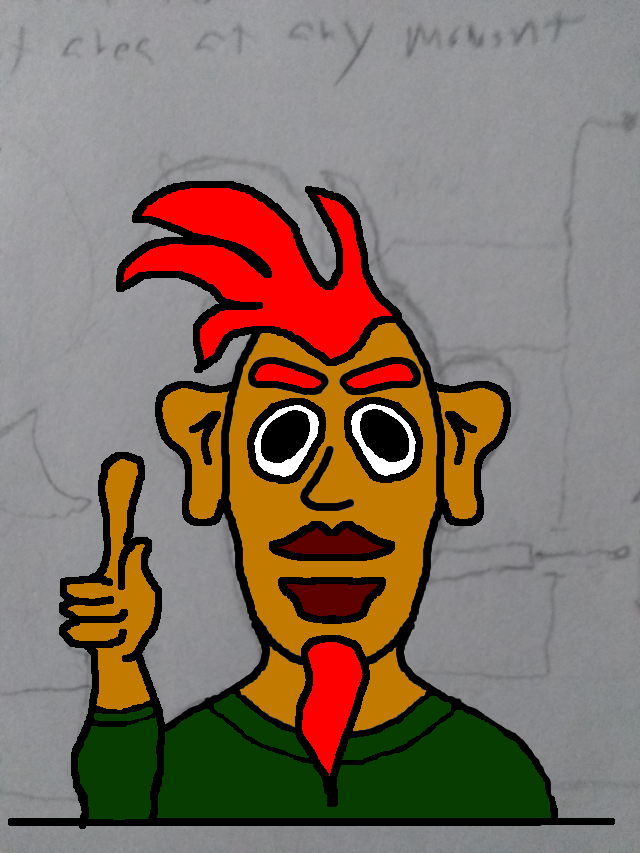
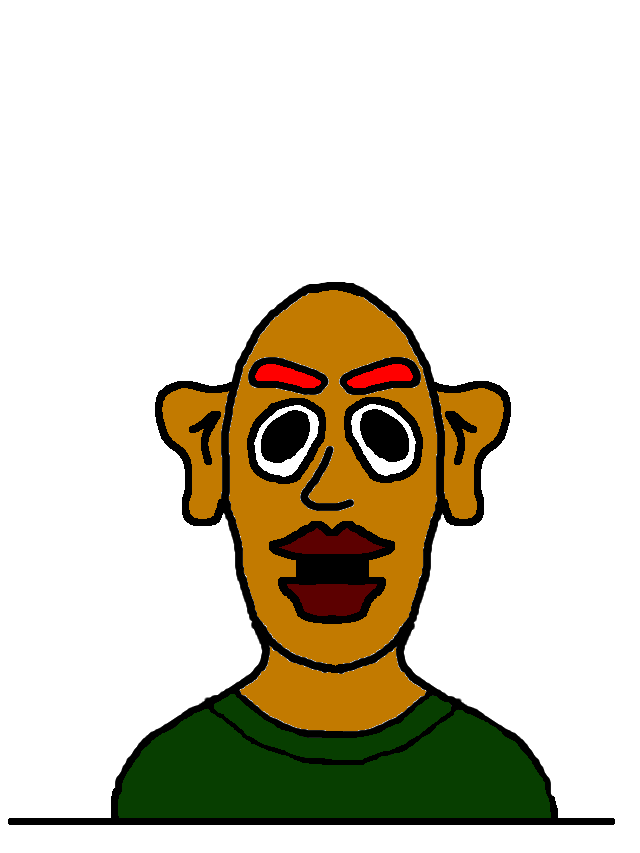
Before/after of a 640px x 853px layered artwork. What changed in the layer stack:
hid "furr" over [295, 635, 370, 807]
hid "hair" over [116, 181, 402, 373]
hid "hand" over [8, 452, 544, 829]
painted on "base" over [296, 560, 369, 578]
hid "ffguy1.jpg" over [0, 0, 640, 853]
